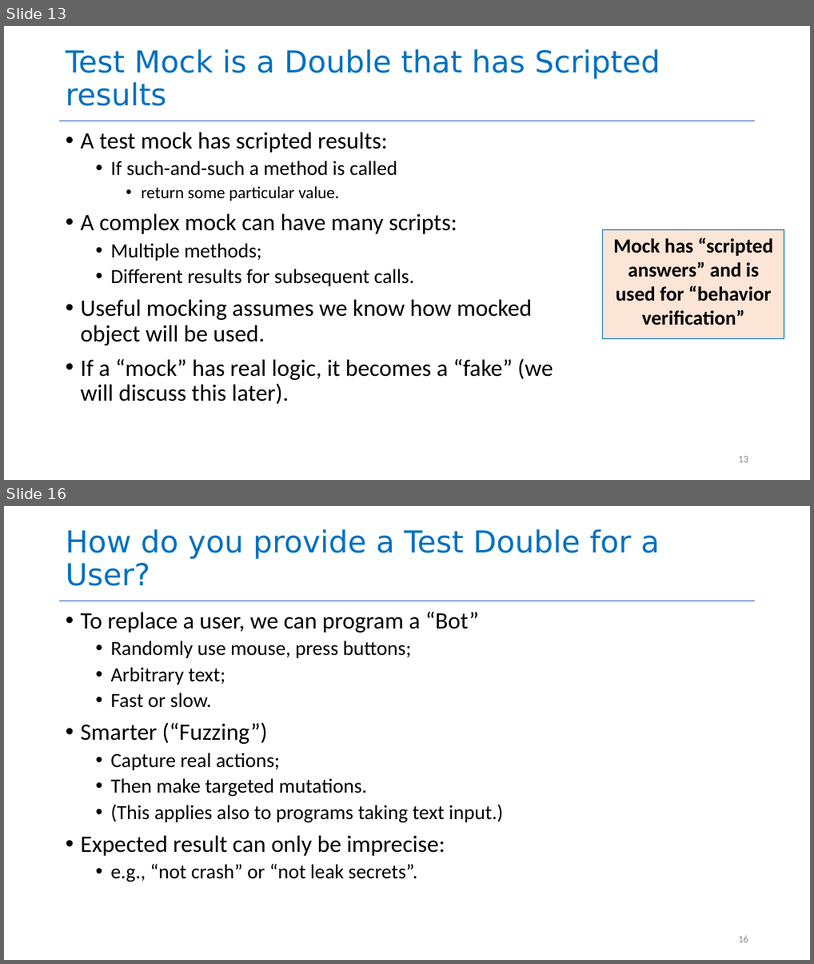
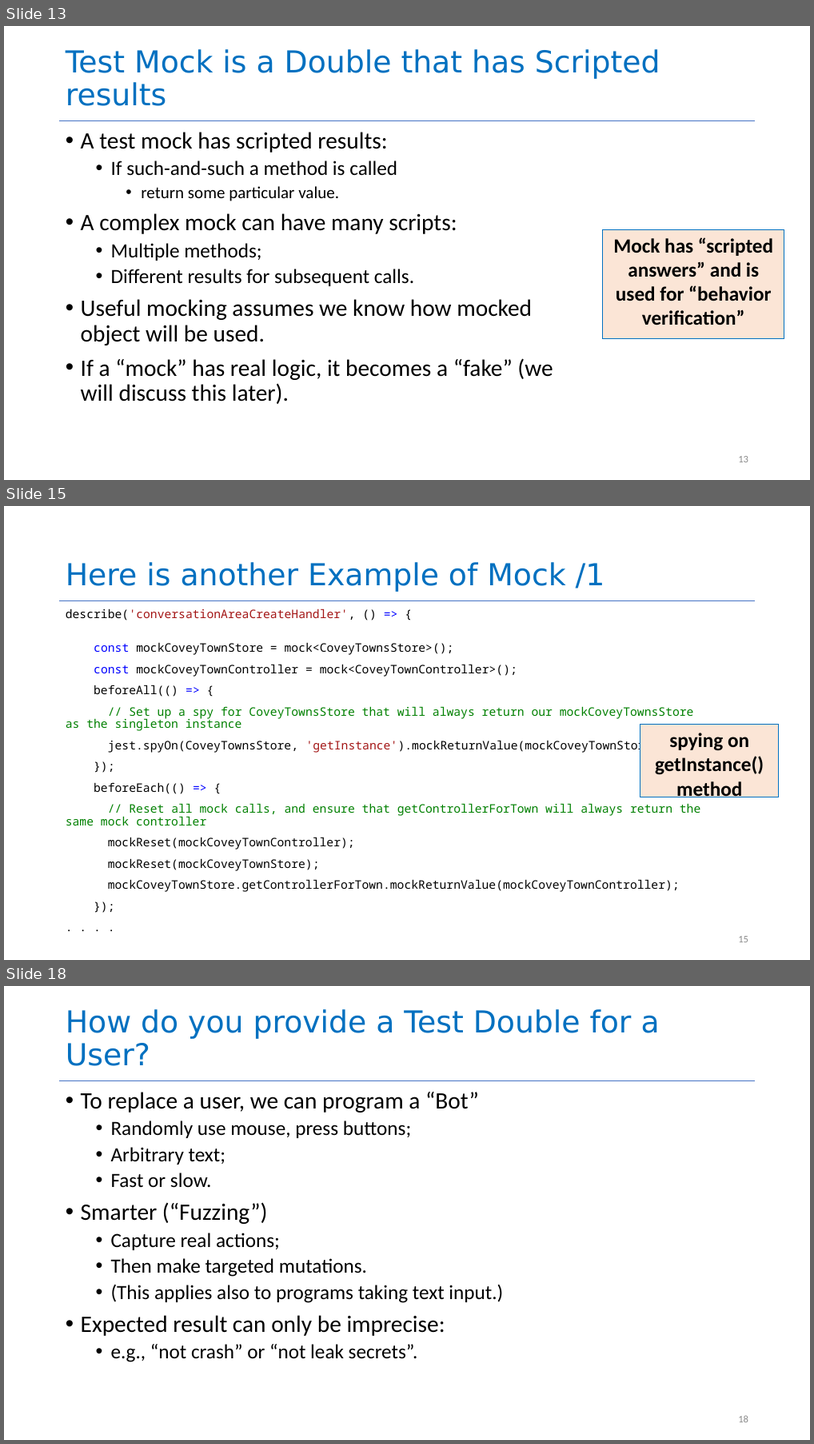
Before and after one commit to neu-se/CS4530-Spring-2022, a slide deck: Slides/Lesson 5.3 Testing Systems.pptx. Shown one above the other, each under a label of ours: slides 13 and 16 before the commit, slides 13, 15 and 18 after it; the slides between them are not shown. The pictures are 814x964 and 814x1444 pixels, drawn with LibreOffice and Linux fonts; fonts in the diff are those of the drawing. Boxes give left, top, right and bottom in pixels: in the first picture for what was removed or moved away, otherwise in the second. Text is boxed around its words. In the diff, an @@ line names an element or a change of style, - is before the commit and + after.

```diff
--- a/Slides/Lesson 5.3 Testing Systems.pptx
+++ b/Slides/Lesson 5.3 Testing Systems.pptx
@@ slide 15 added at [4, 506, 810, 960], background #FFFFFF; not listed: 1 template element that a slide beside it also shows @@
@@ title added at [66, 562, 606, 592], 36 pt, text #0070C0 @@
+Here is another Example of Mock /1
@@ text added at [66, 608, 701, 892], 14 pt, text #000000 @@
+describe('conversationAreaCreateHandler', () => {
+const mockCoveyTownStore = mock<CoveyTownsStore>();
+const mockCoveyTownController = mock<CoveyTownController>();
+beforeAll(() => {
+// Set up a spy for CoveyTownsStore that will always return our mockCoveyTownsStore as the singleton instance
+jest.spyOn(CoveyTownsStore, 'getInstance').mockReturnValue(mockCoveyTownStore);
+});
+beforeEach(() => {
+// Reset all mock calls, and ensure that getControllerForTown will always return the same mock controller
+mockReset(mockCoveyTownController);
+mockReset(mockCoveyTownStore);
+mockCoveyTownStore.getControllerForTown.mockReturnValue(mockCoveyTownController);
+});
+. . . .
@@ rectangle added at [641, 724, 779, 797], fill #FBE5D6, outline #0070C0 1 pt, 24 pt, text #000000, bold @@
+spying on getInstance() method
@@ page number added at [738, 936, 749, 942], 12 pt, text #8C8C8C @@
+15
@@ what was slide 16 is now slide 18 @@
```
Also in this commit, not shown: 4 slides changed, 2 other slides added, 1 slide removed.
